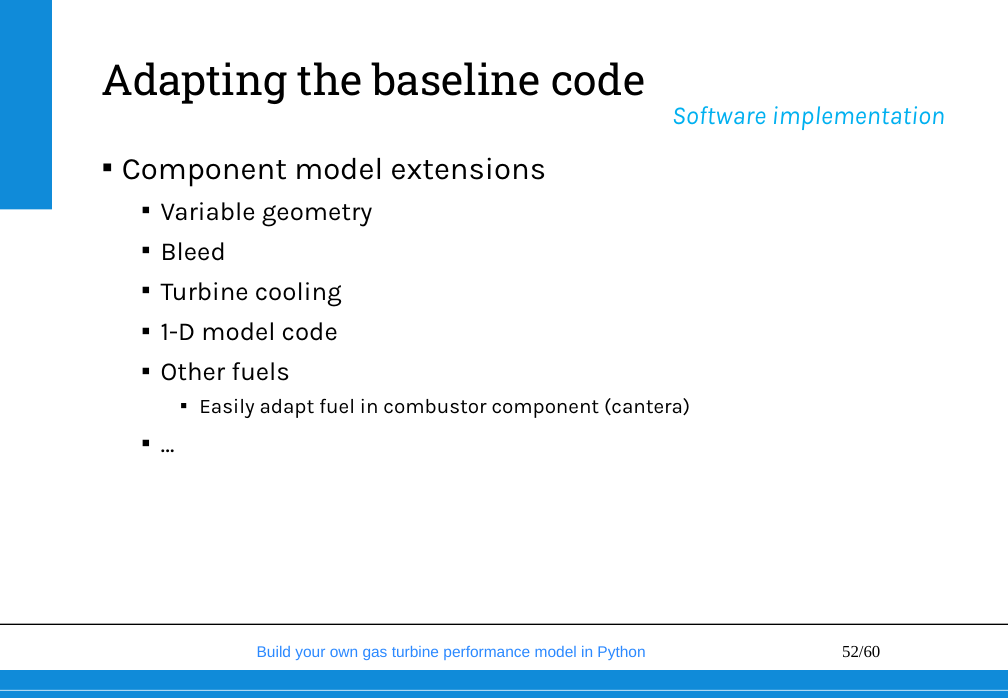
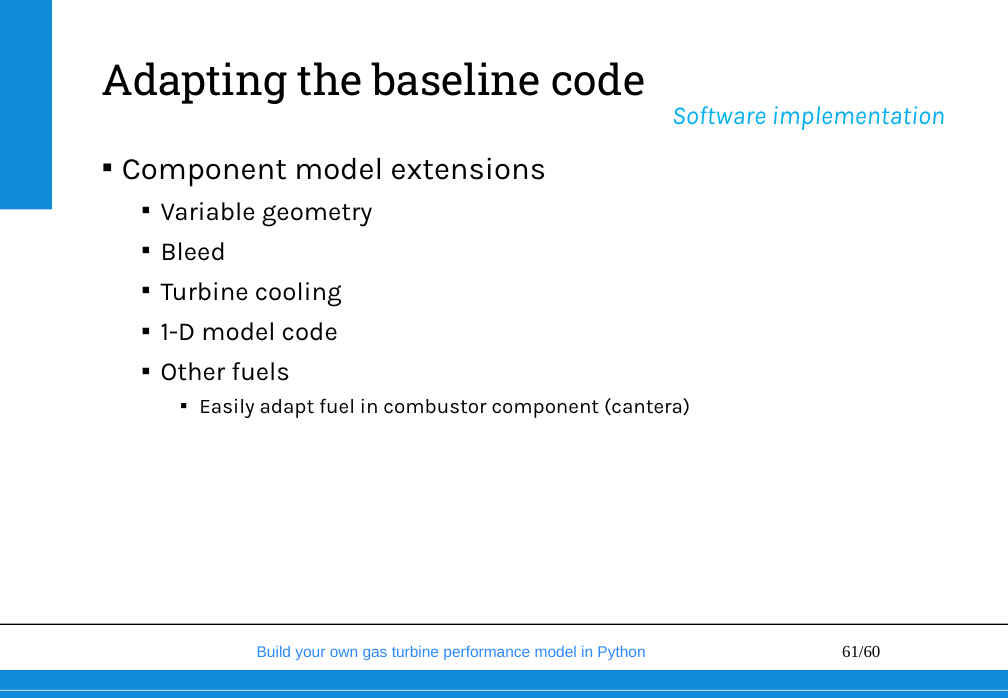
Before and after one commit to wvisser1958/GSPy, a slide deck: slide 61 of doc/Build your own gas turbine performance model from scratch.pptx (slide 52 before the commit). Drawn at 1008x698 pixels with LibreOffice and Linux fonts; fonts in the diff are those of the drawing; background and template pictures are left out. Boxes give left, top, right and bottom in pixels: in the first picture for what was removed or moved away, otherwise in the second. Text is boxed around its words. In the diff, an @@ line names an element or a change of style, - is before the commit and + after.

```diff
--- a/doc/Build your own gas turbine performance model from scratch.pptx
+++ b/doc/Build your own gas turbine performance model from scratch.pptx
@@ text at [122,157,690,418]: paragraph removed @@
-  ▪ …
@@ page number at [842,646,880,657]: text changed @@
-52/60
+61/60
```
Also in this commit, not shown: 5 other slides changed, 12 slides added, 4 slides removed, 2 other files.
